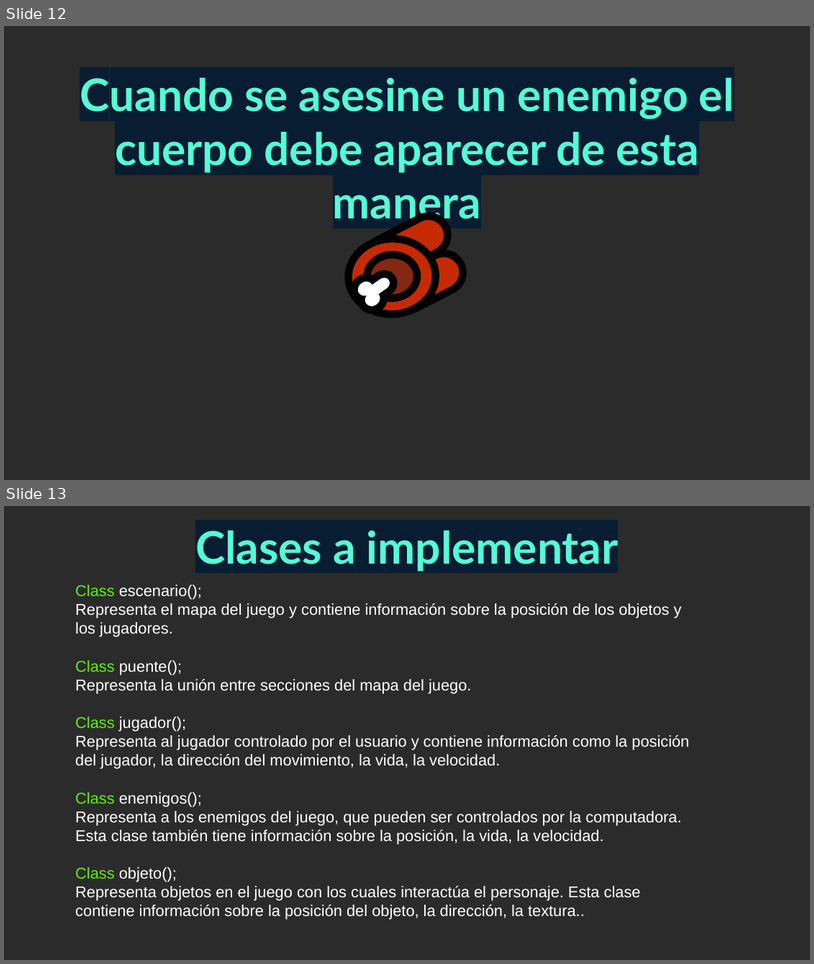
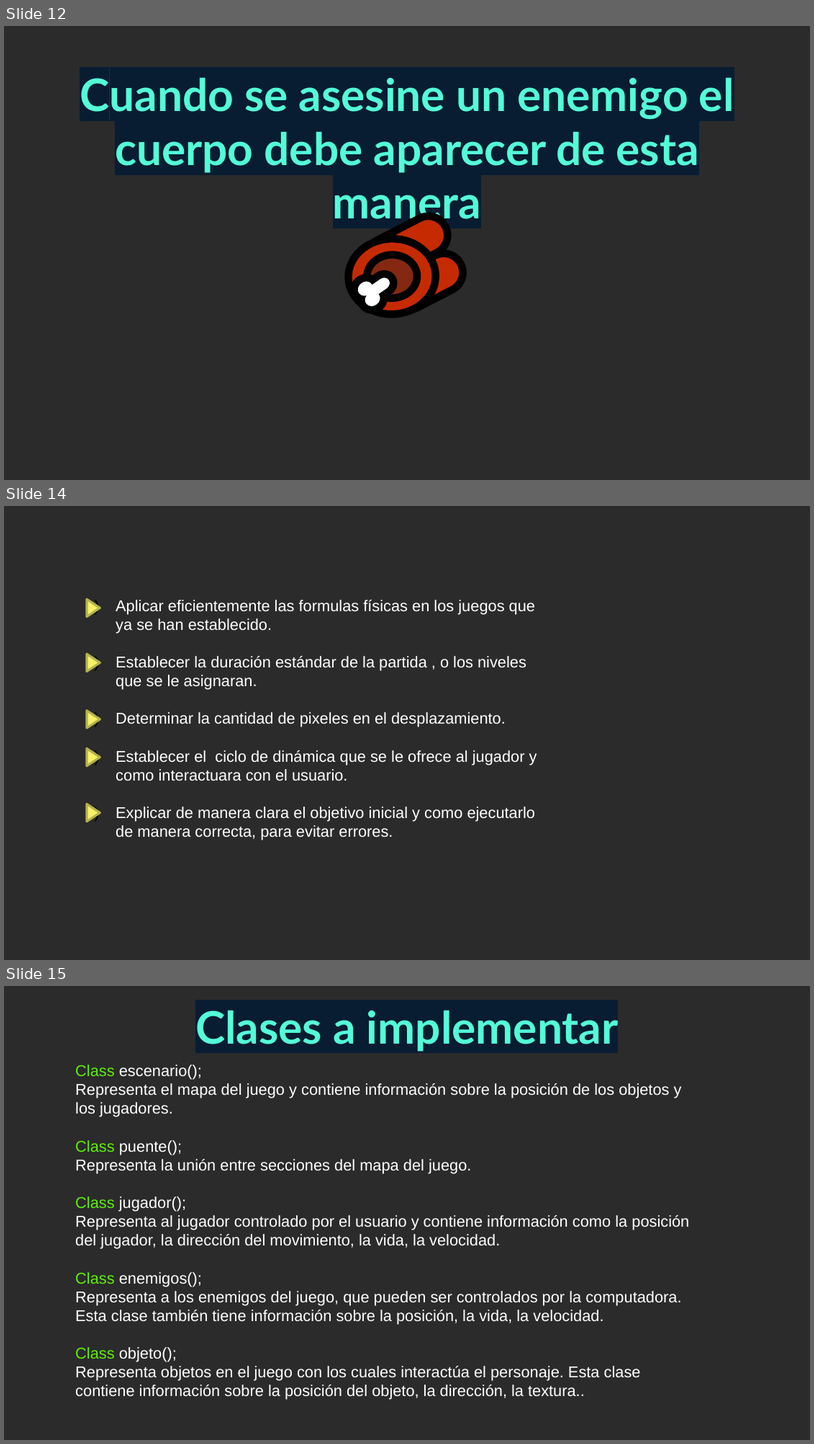
Before and after one commit to Jancarlos96/the_final_project, a slide deck: proyecto final.pptx. Shown one above the other, each under a label of ours: slides 12 and 13 before the commit, slides 12, 14 and 15 after it; the slides between them are not shown. The pictures are 814x964 and 814x1444 pixels, drawn with LibreOffice and Linux fonts; fonts in the diff are those of the drawing; background and template pictures are left out; a plain dark background stands for a picture behind light text. Boxes give left, top, right and bottom in pixels: in the first picture for what was removed or moved away, otherwise in the second. Text is boxed around its words. In the diff, an @@ line names an element or a change of style, - is before the commit and + after.

```diff
--- a/proyecto final.pptx
+++ b/proyecto final.pptx
@@ slide 14 added at (4, 506, 810, 960), background picture (left out) @@
@@ triangle added at (87, 599, 100, 616), fill #F7F169, outline #B7B24E 2 pt @@
@@ text added at (116, 600, 538, 840), 14 pt, text #FFFFFF @@
+1) Aplicar eficientemente las formulas físicas en los juegos que ya se han establecido.
+2) Establecer la duración estándar de la partida , o los niveles que se le asignaran.
+3) Determinar la cantidad de pixeles en el desplazamiento.
+4) Establecer el ciclo de dinámica que se le ofrece al jugador y como interactuara con el usuario.
+5) Explicar de manera clara el objetivo inicial y como ejecutarlo de manera correcta, para evitar errores.
@@ triangle added at (87, 654, 100, 672), fill #F7F169, outline #B7B24E 2 pt @@
@@ triangle added at (87, 710, 100, 728), fill #F7F169, outline #B7B24E 2 pt @@
@@ triangle added at (87, 748, 100, 766), fill #F7F169, outline #B7B24E 2 pt @@
@@ triangle added at (87, 803, 100, 821), fill #F7F169, outline #B7B24E 2 pt @@
@@ what was slide 13 is now slide 15 @@
```
Also in this commit, not shown: 1 other slide added.
